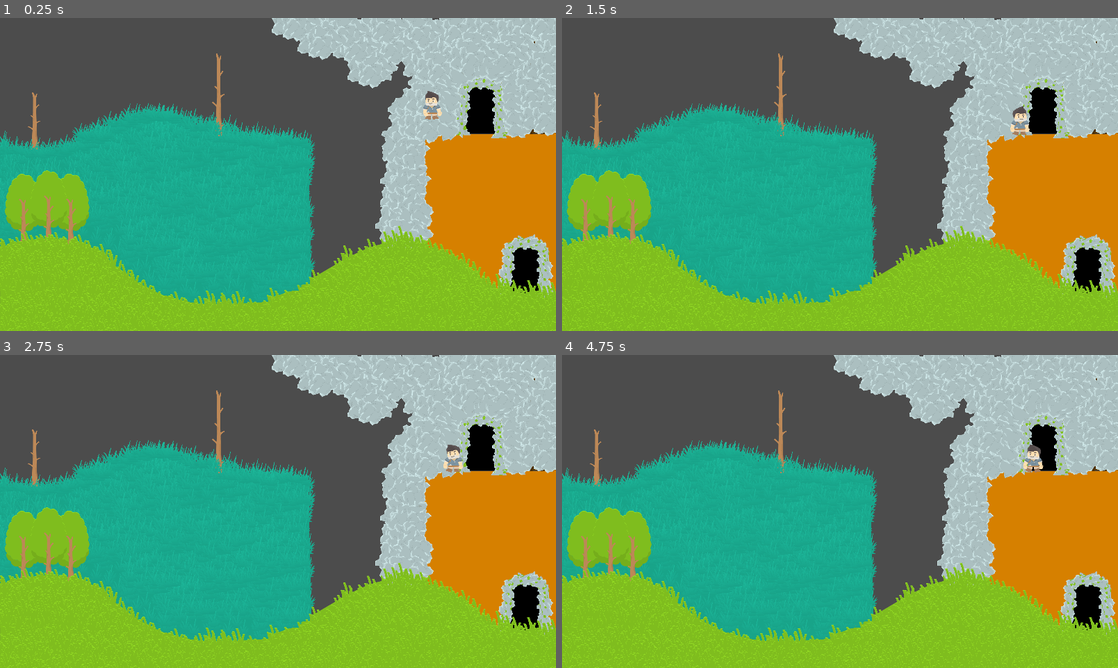
Above: before the commit, frames 1-4 (two rows, left to right).
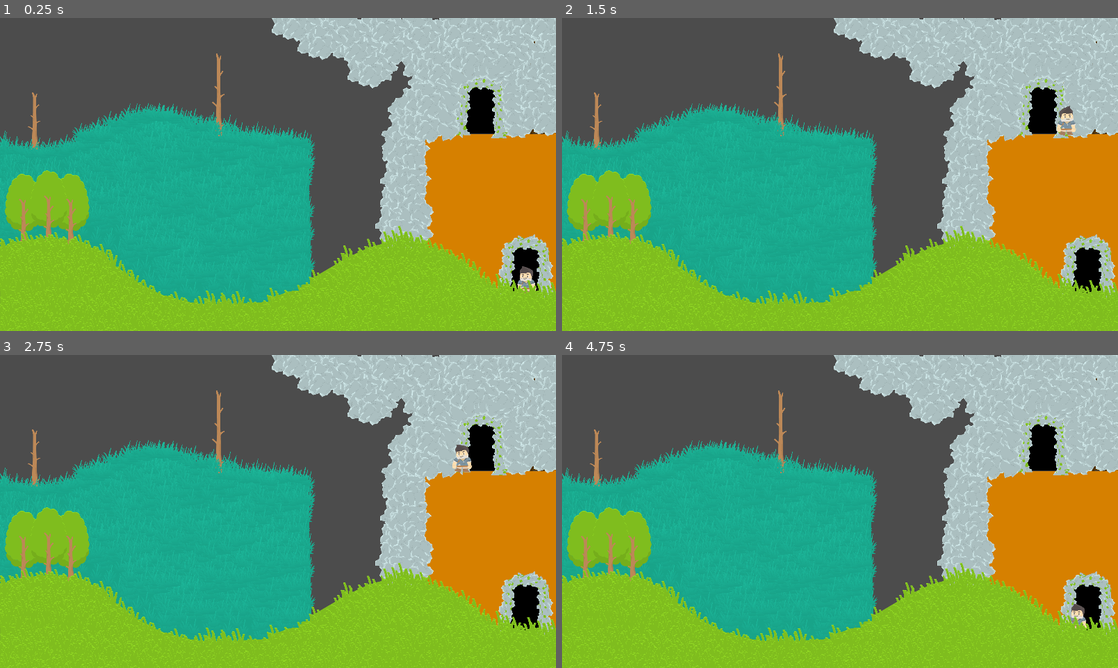
Above: after the commit, the same moments.

Repository: mghgm/PlatformerGame
Game: Godot game, scene res://Level1.tscn
Two runs of this game, one before a commit and one after it. Both use one fixed random seed, a clock stepped at 60 frames per second and the inputs below. The project has no main scene, so this scene is started directly.
Inputs:
- Up to frame 1 (0.25 s): no input
- Up to frame 2 (1.5 s): hold D (move_right) from 0.53 s (still down); tap E (interact, bound only after the commit) at 0.6 s; tap S (crouch) at 1.35 s
- Up to frame 3 (2.75 s): tap E (interact, bound only after the commit) at 1.55, 2.1 s; release D (move_right) at 2.03 s; hold A (move_left) from 2.03 s (still down)
- Up to frame 4 (4.75 s): release A (move_left) at 2.78 s; hold D (move_right) 2.78-4.28 s; tap E (interact, bound only after the commit) at 2.85, 3.8, 4.35 s; hold S (crouch) 3.53-4.28 s; hold A (move_left) from 4.28 s (still down)

The runs differ from the first frame. In frame 1, 0.4% of the frame differs, in the area x 76-97%, y 23-88%; in frame 2, 0.5%, in the area x 80-93%, y 28-38%; in frame 3, 0.3%; in frame 4, 0.4%.

Commit message:
interact with caves

Diff:
--- /dev/null
+++ b/Level1.gd
@@ -0,0 +1,17 @@
+extends Node2D
+
+var interact_value = "" # 0 means in no gate
+func _process(delta):
+	if Input.is_action_just_pressed("interact"):
+		if interact_value == "Gate1":
+			$Player.position.x = 3635
+			$Player.position.y = 1878
+		if interact_value == "Gate2":
+			$Player.position.x = 3321
+			$Player.position.y = 776
+
+func _on_Gate1_body_entered(body):
+	interact_value = "Gate1"
+
+func _on_Gate2_body_entered(body):
+	interact_value = "Gate2"
--- a/Level1.tscn
+++ b/Level1.tscn
@@ -1,13 +1,18 @@
-[gd_scene load_steps=5 format=2]
+[gd_scene load_steps=7 format=2]
 
 [ext_resource path="res://Assets/Level1/Main.png" type="Texture" id=1]
 [ext_resource path="res://Player/Player.tscn" type="PackedScene" id=2]
 [ext_resource path="res://Assets/Level1/FrontPlayerObjects.png" type="Texture" id=3]
+[ext_resource path="res://Level1.gd" type="Script" id=4]
 
 [sub_resource type="RectangleShape2D" id=1]
 extents = Vector2( 445.534, 109.774 )
 
+[sub_resource type="RectangleShape2D" id=2]
+extents = Vector2( 109.742, 170.503 )
+
 [node name="Level1" type="Node2D"]
+script = ExtResource( 4 )
 
 [node name="BehindPlayerObjects" type="Sprite" parent="."]
 position = Vector2( 1920, 1080 )
@@ -17,7 +22,7 @@
 }
 
 [node name="Player" parent="." instance=ExtResource( 2 )]
-position = Vector2( 2983.27, 615.911 )
+position = Vector2( 3635.45, 1878.29 )
 scale = Vector2( 2, 2 )
 
 [node name="FrontPlayerOjects" type="Sprite" parent="."]
@@ -50,3 +55,24 @@
 
 [node name="CollisionPolygon2D" type="CollisionPolygon2D" parent="PlatformsCollisions/LeftPlatform"]
 polygon = PoolVector2Array( 1.1969, 864.969, 71.9075, 898.91, 145.447, 921.537, 235.956, 930.023, 349.093, 921.537, 453 …(340 unchanged characters)…
+
+[node name="Gate1" type="Area2D" parent="."]
+visible = false
+rotation = 0.0341479
+collision_layer = 4
+
+[node name="CollisionShape2D" type="CollisionShape2D" parent="Gate1"]
+position = Vector2( 3337.53, 533.89 )
+shape = SubResource( 2 )
+
+[node name="Gate2" type="Area2D" parent="."]
+visible = false
+rotation = 0.0341479
+collision_layer = 4
+
+[node name="CollisionShape2D" type="CollisionShape2D" parent="Gate2"]
+position = Vector2( 3683.03, 1607.49 )
+shape = SubResource( 2 )
+
+[connection signal="body_entered" from="Gate1" to="." method="_on_Gate1_body_entered"]
+[connection signal="body_entered" from="Gate2" to="." method="_on_Gate2_body_entered"]
--- a/Player/Player.tscn
+++ b/Player/Player.tscn
@@ -226,9 +226,6 @@
 script = ExtResource( 2 )
 
 [node name="BodyParts" type="Node2D" parent="."]
-__meta__ = {
-"_edit_lock_": true
-}
 
 [node name="RightLeg" type="Polygon2D" parent="BodyParts"]
 position = Vector2( -76.4196, -140.158 )
@@ -382,9 +379,6 @@
 bones = [ NodePath("Hip"), PoolRealArray( 0, 0, 0, 0, 0, 0, 0, 0, 0, 0, 0, 0, 0 ), NodePath("Hip/Chest"), PoolRealArray …(659 unchanged characters)…
 
 [node name="Skeleton2D" type="Skeleton2D" parent="."]
-__meta__ = {
-"_edit_lock_": true
-}
 
 [node name="Hip" type="Bone2D" parent="Skeleton2D"]
 position = Vector2( -1.53496, -11.6302 )
--- a/project.godot
+++ b/project.godot
@@ -42,6 +42,11 @@
 , Object(InputEventKey,"resource_local_to_scene":false,"resource_name":"","device":0,"alt":false,"shift":false,"control":false,"meta":false,"command":false,"pressed":false,"scancode":16777234,"unicode":0,"echo":false,"script":null)
  ]
 }
+interact={
+"deadzone": 0.5,
+"events": [ Object(InputEventKey,"resource_local_to_scene":false,"resource_name":"","device":0,"alt":false,"shift":false,"control":false,"meta":false,"command":false,"pressed":false,"scancode":69,"unicode":0,"echo":false,"script":null)
+ ]
+}
 
 [layer_names]
 
